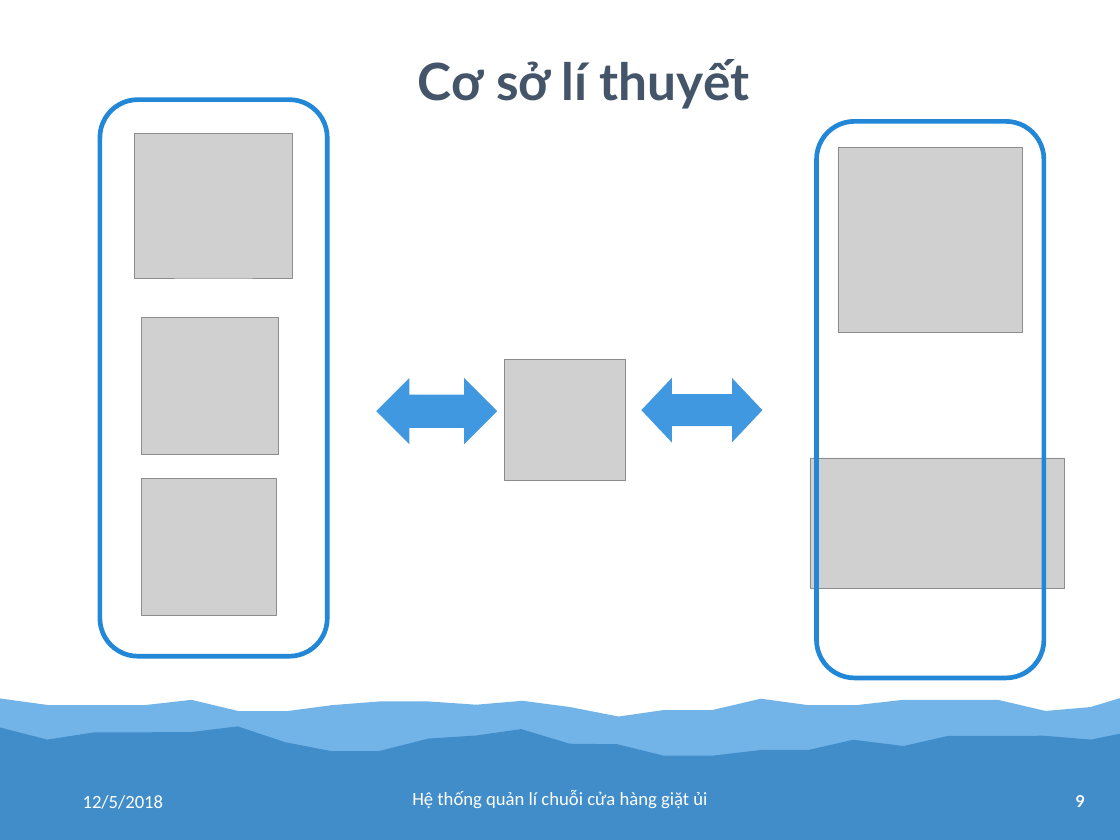
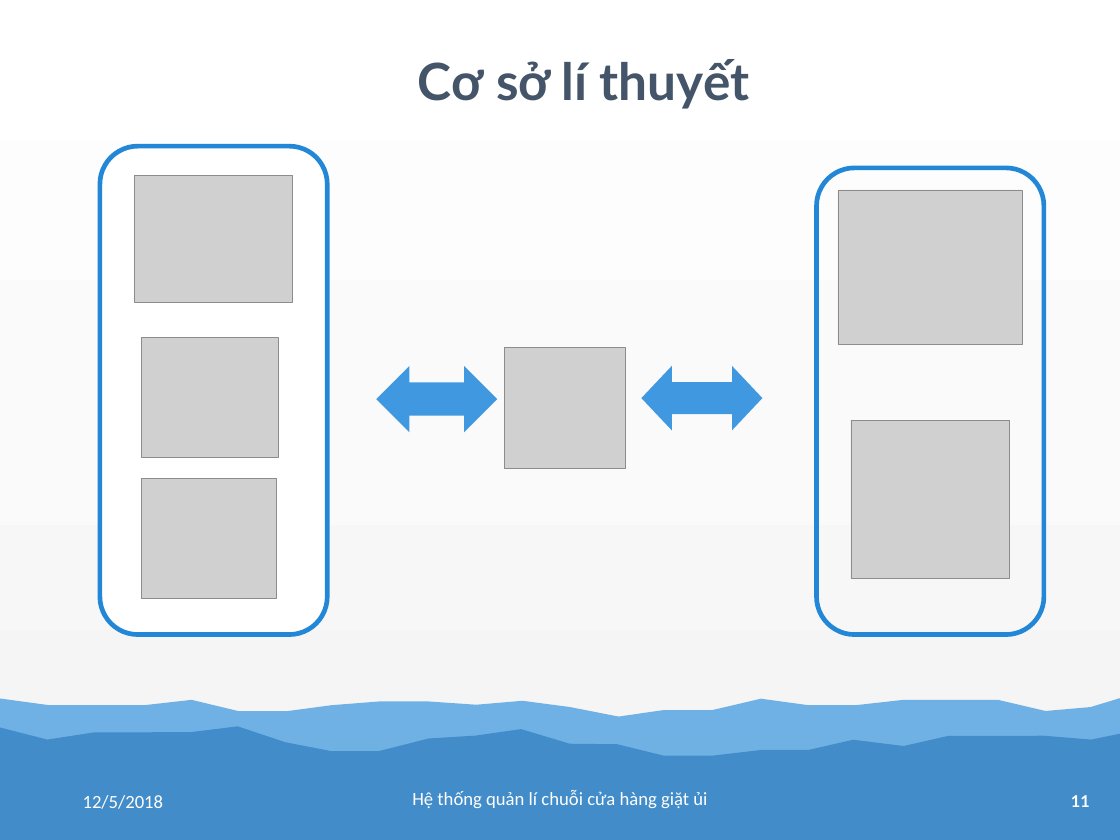
Before and after one commit to tranhoanghuan/Lu-n-v-n, a slide deck: slide 11 of baoCao/bao_cao.pptx (slide 9 before the commit). Drawn at 1120x840 pixels with LibreOffice and Linux fonts; fonts in the diff are those of the drawing; grey boxes stand for pictures. Boxes give left, top, right and bottom in pixels: in the first picture for what was removed or moved away, otherwise in the second. Text is boxed around its words. In the diff, an @@ line names an element or a change of style, - is before the commit and + after.

Commit message:
add

```diff
--- a/baoCao/bao_cao.pptx
+++ b/baoCao/bao_cao.pptx
@@ background #FFFFFF to gradient #FFFFFF to #FBFBFB to #F2F2F2 @@
@@ rounded rectangle: place and size @@
-rounded rectangle at [100, 100, 327, 656]
+rounded rectangle at [100, 146, 327, 634]
@@ picture: place and size @@
-picture at [135, 133, 292, 278]
+picture at [135, 175, 292, 302]
@@ rounded rectangle: place and size @@
-rounded rectangle at [816, 122, 1044, 678]
+rounded rectangle at [816, 168, 1044, 634]
@@ picture: place and size @@
-picture at [838, 148, 1023, 333]
+picture at [838, 190, 1023, 344]
@@ picture: place and size @@
-picture at [141, 317, 278, 454]
+picture at [141, 337, 278, 458]
@@ 2 left right arrows, 1 picture: place and size @@
-2 left right arrows, 1 picture at [376, 360, 762, 480]
+2 left right arrows, 1 picture at [376, 348, 762, 468]
@@ picture added at [851, 420, 1009, 578] @@
@@ picture: place and size @@
-picture at [141, 478, 276, 615]
+picture at [141, 478, 276, 599]
@@ picture removed at [810, 458, 1064, 588] @@
@@ page number at [1071, 795, 1090, 807]: text changed @@
-9
+11
```
Also in this commit, not shown: 15 other slides changed, 6 slides added.
